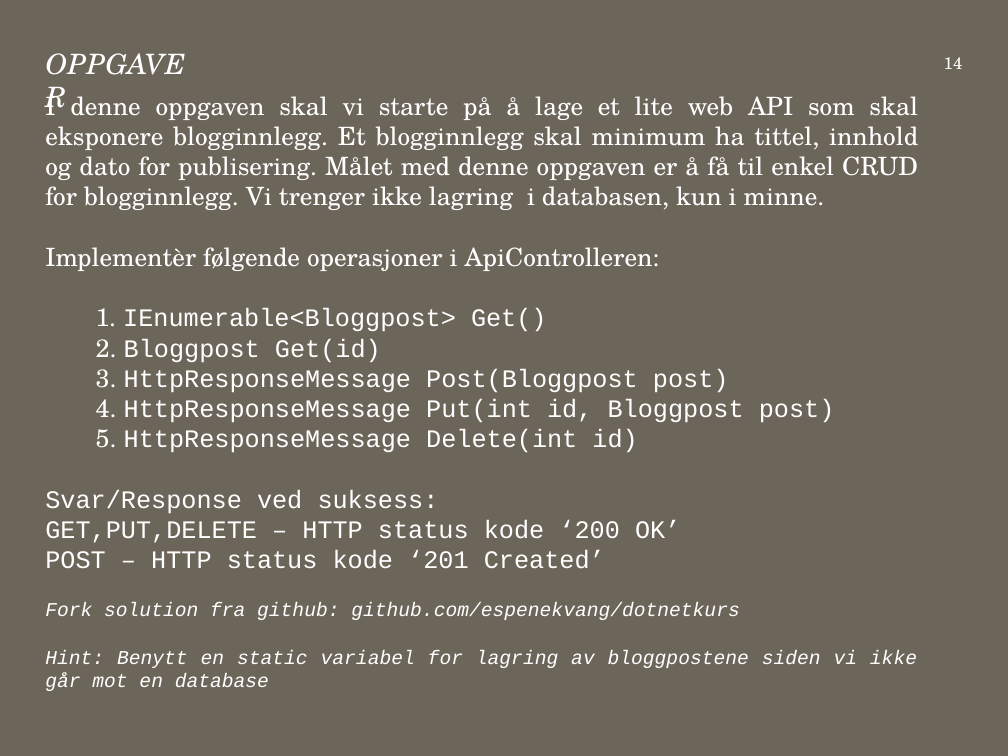
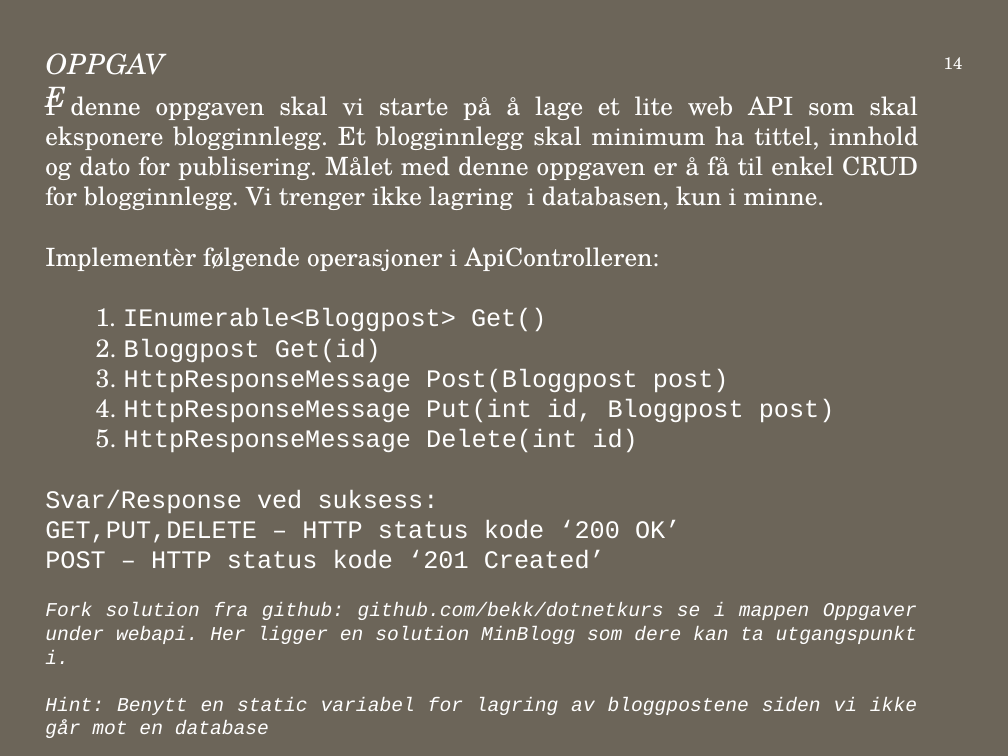
Before and after one commit to bekk/dotnetkurs, a slide deck: slide 14 of webapi/WebAPI.pptx. Drawn at 1008x756 pixels with LibreOffice and Linux fonts; fonts in the diff are those of the drawing. Boxes give left, top, right and bottom in pixels: in the first picture for what was removed or moved away, otherwise in the second. Text is boxed around its words. In the diff, an @@ line names an element or a change of style, - is before the commit and + after.

Commit message:
Adjustments to slides for webapi and uploaded MinBlogg

```diff
--- a/webapi/WebAPI.pptx
+++ b/webapi/WebAPI.pptx
@@ title at (35,46,190,81): text changed @@
-OPPGAVER
+OPPGAVE
@@ text at (45,603,917,664): text changed @@
-Fork solution fra github: github.com/espenekvang/dotnetkurs
+Fork solution fra github: github.com/bekk/dotnetkurs se i mappen Oppgaver under webapi. Her ligger en solution MinBlogg som dere kan ta utgangspunkt i.
```
Also in this commit, not shown: 13 other slides changed, 16 other files.
